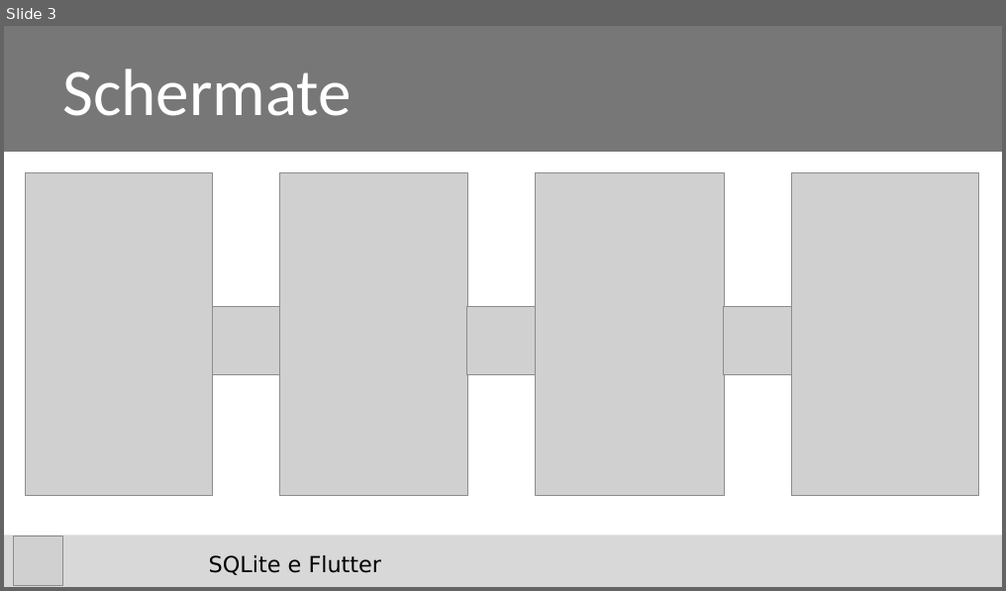
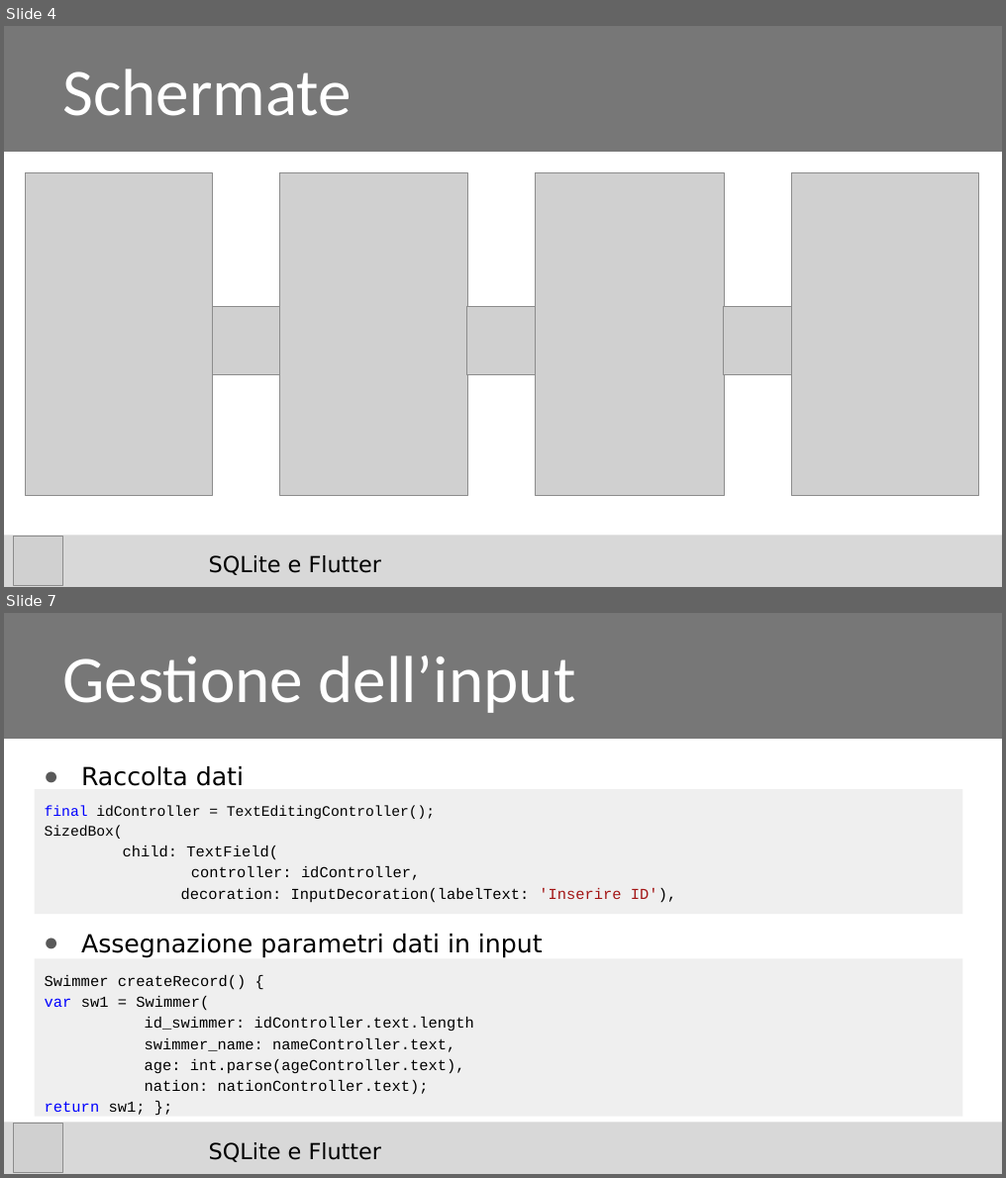
Before and after one commit to riccardosantarossa/SQLit_e_Flutter, a slide deck: Santarossa_Slides.pptx. Shown one above the other, each under a label of ours: slide 3 before the commit, slides 4 and 7 after it; the slides between them are not shown. The pictures are 1006x591 and 1006x1178 pixels, drawn with LibreOffice and Linux fonts; fonts in the diff are those of the drawing; grey boxes stand for pictures; background and template pictures are left out. Boxes give left, top, right and bottom in pixels: in the first picture for what was removed or moved away, otherwise in the second. Text is boxed around its words. In the diff, an @@ line names an element or a change of style, - is before the commit and + after.

Commit message:
Manca la revisione finale

```diff
--- a/Santarossa_Slides.pptx
+++ b/Santarossa_Slides.pptx
@@ slide 7 added at (4, 613, 1002, 1174), background #FFFFFF; not listed: 1 template element that a slide beside it also shows @@
@@ title added at (4, 613, 1002, 739), fill #777777, 48 pt, text #FFFFFF @@
+Gestione dell’input
@@ text added at (34, 789, 962, 914), fill #EFEFEF, 11 pt, text #000000 @@
+final idController = TextEditingController();
+SizedBox(
+child: TextField(
+controller: idController,
+decoration: InputDecoration(labelText: 'Inserire ID'),
@@ text added at (81, 766, 244, 786), 18 pt, text #000000 @@
+● Raccolta dati
@@ text added at (81, 934, 543, 959), 18 pt, text #000000 @@
+● Assegnazione parametri dati in input
@@ text added at (34, 959, 962, 1117), fill #EFEFEF, 11 pt, text #000000 @@
+Swimmer createRecord() {
+var sw1 = Swimmer(
+id_swimmer: idController.text.length
+swimmer_name: nameController.text,
+age: int.parse(ageController.text),
+nation: nationController.text);
+return sw1; };
@@ picture added at (14, 1124, 62, 1172) @@
@@ text added at (209, 1143, 382, 1162), 16 pt, text #000000 @@
+SQLite e Flutter
@@ what was slide 3 is now slide 4 @@
```
Also in this commit, not shown: 3 slides changed, 4 other slides added.
